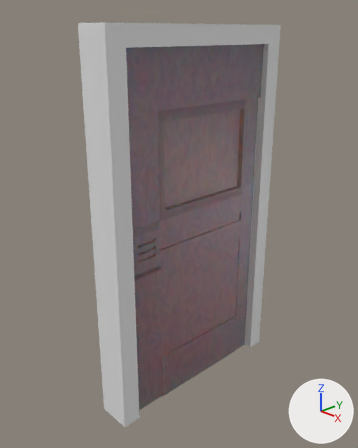
A saved change to the Blender file Assets/Models/door.blend.
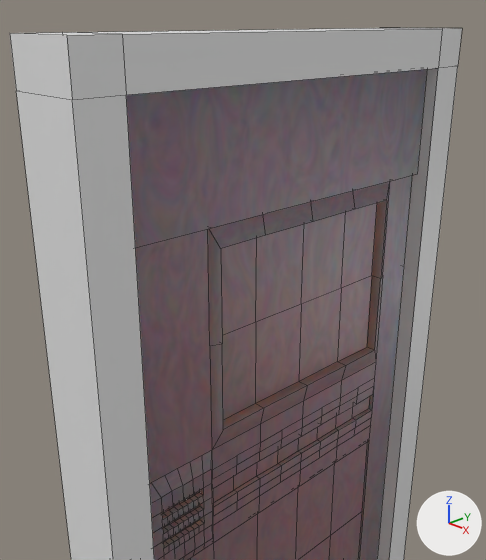
Each version appears first whole from a camera (50 mm lens) standing at (1.9, -1.88, 2.06) and looking at (-0.04, -0.05, 1.04), and next in a close-up from a camera (50 mm lens) standing at (1.12, -1.17, 2.12) and looking at (-0.17, 0.04, 1.44). The lights are fixed; the arrows at lower right show +X, +Y and +Z. The close-ups show mesh edges as thin lines.

Script lines for the objects in view, before the commit:
```python
me_cube = bpy.data.meshes.new('Cube')
me_cube.from_pydata(...)  # 24 vertices, 22 faces; spans x -1.0..1.0, y -1.0..1.0, z -1.0..1.0
me_cube.materials.append(mat_material)  # white #e7e7e7
me_cube_001 = bpy.data.meshes.new('Cube.001')
me_cube_001.from_pydata(...)  # 631 vertices, 568 faces; spans x -1.39..1.34, y -1.0..1.0, z -1.0..1.0
me_cube_001.materials.append(mat_material_001)
# before: 131 (0.62, 0.73, 0.42) at pixel (371, 275), 132 (0.62, 0.45, 0.42) at pixel (341, 288), 133 (0.62, 0.12, 0.42) at pixel (301, 304), 134 (0.62, -0.22, 0.42) at pixel (255, 322), 135 (0.62, -0.5, 0.42)
# before: 147 (0.62, 0.45, 0.66), 148 (0.62, 0.12, 0.66), 149 (0.62, -0.22, 0.66), 150 (0.62, 0.45, 0.19) at pixel (337, 361), 151 (0.62, 0.12, 0.19) at pixel (298, 381)
# before: 152 (0.62, -0.22, 0.19) at pixel (255, 403), 153 (0.62, 0.73, 0.19) at pixel (366, 347), 154 (0.62, -0.5, 0.19), 155 (0.62, 0.73, 0.66), 156 (0.62, -0.5, 0.66)
ob_cube = bpy.data.objects.new('Cube', me_cube)
ob_cube.location = (0.0, 0.0, 1.05)
ob_cube.scale = (0.1, 0.6, 1.05)
ob_cube_001 = bpy.data.objects.new('Cube.001', me_cube_001)
ob_cube_001.location = (0.0, 0.0, 1.0)
ob_cube_001.scale = (0.05, 0.5, 1.0)
```
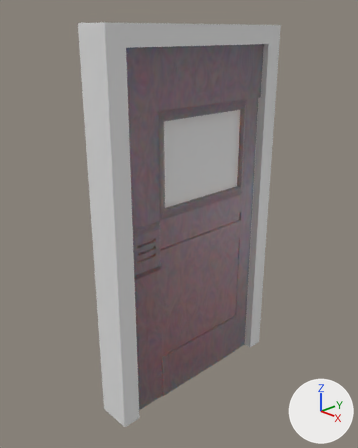
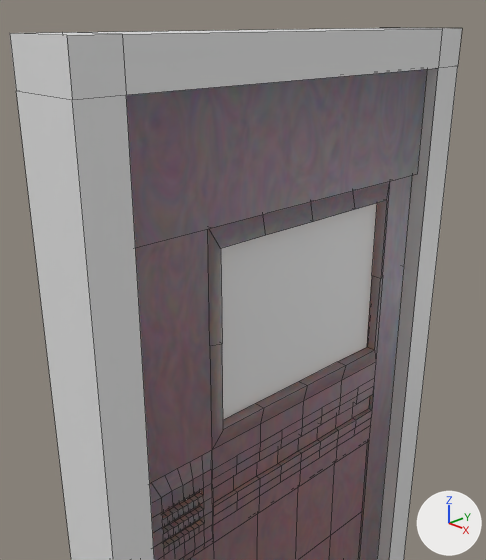
What differs and where, as boxes (x1, y1, x2, y2) in the close-ups (486 x 560 px):
'Plane', added: after (221, 203, 377, 420)
part 1 of me_cube_001, deleted: before (221, 203, 377, 420)

The change, as a list of edits to the scene's bpy script:
```text
Change me_cube_001:
    where me_cube_001.from_pydata(...)  # 631 vertices, 568 faces; spans x -1.39..1.34, y -1.0..1.0, z -1.0..1.0
    used by ob_cube_001; location = (0.0, 0.0, 1.0); scale = (0.05, 0.5, 1.0)
    verts and faces of me_cube_001; kept vertices keep their numbers, new ones are numbered from 631
    me_cube_001 part 1
    add delete_vertices([132, 133, 134])  # with the faces that use them
Add me_plane:
    me_plane.from_pydata([(0.247, 0.192, 0.335), (0.246, 0.186, -0.156), (0.249, 0.845, 0.337), (0.249, 0.837, -0.168)], [], [(0, 1, 3, 2)])
Add ob_plane:
    ob_plane = bpy.data.objects.new('Plane', me_plane)
    ob_plane.location = (-0.219, -0.467, 1.328)
```
